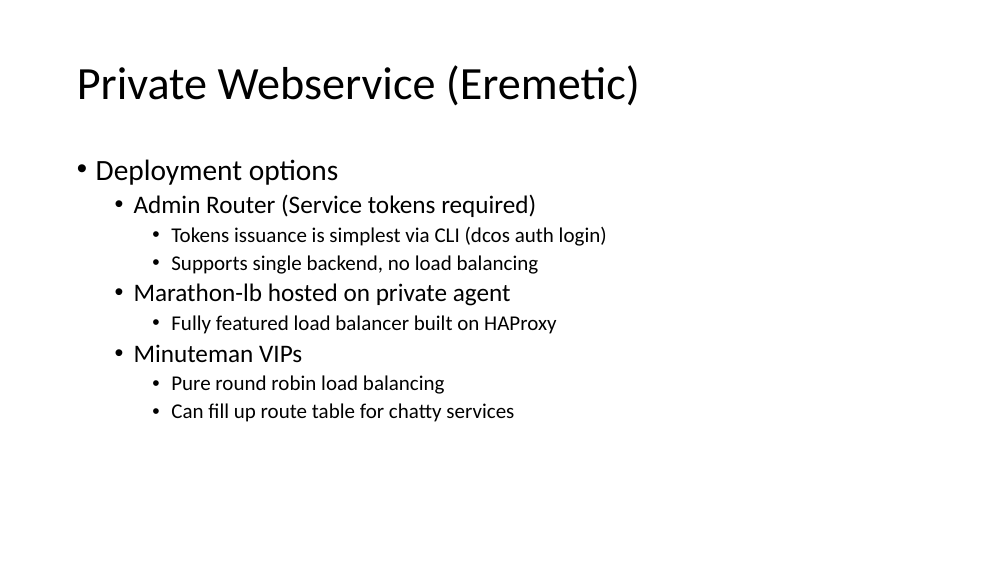
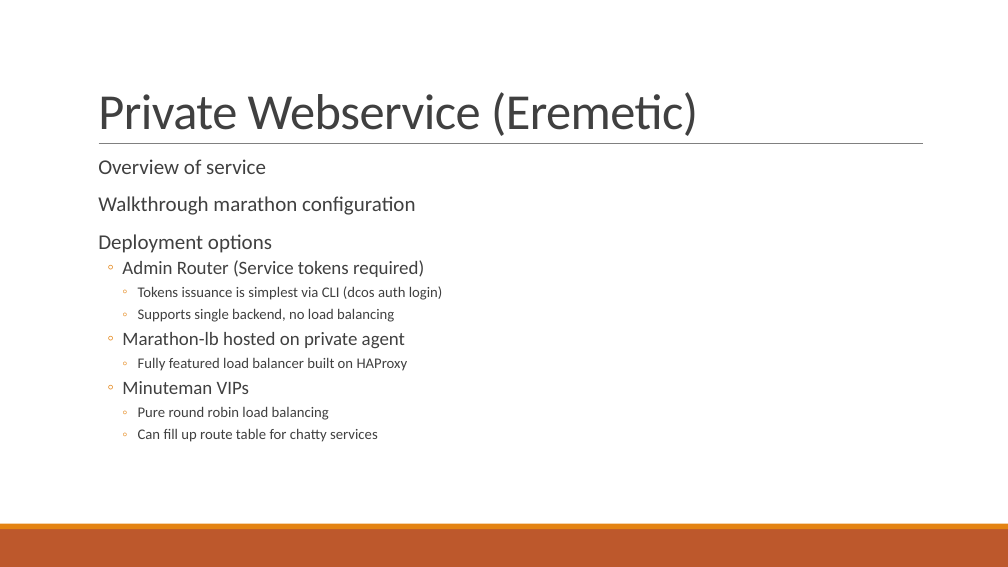
Before and after one commit to gisjedi/deployments-on-dcos, a slide deck: slide 10 of dockerizerd-applications.pptx. Drawn at 1008x567 pixels with LibreOffice and Linux fonts; fonts in the diff are those of the drawing. Boxes give left, top, right and bottom in pixels: in the first picture for what was removed or moved away, otherwise in the second. Text is boxed around its words. In the diff, an @@ line names an element or a change of style, - is before the commit and + after.

```diff
--- a/dockerizerd-applications.pptx
+++ b/dockerizerd-applications.pptx
@@ title "Private Webservice (Eremetic)": place and size @@
-title "Private Webservice (Eremetic)" at [77, 65, 640, 106]
+title "Private Webservice (Eremetic)" at [98, 92, 698, 136]
@@ title "Private Webservice (Eremetic)" at [98, 92, 698, 136]: size 44 to 48 pt, text colour #000000 to #404040, letter spacing 0 to -0.5 pt; line spacing 0.9 to 0.85; vertical alignment middle to bottom @@
@@ line added from (99, 144) to (923, 144), #808080 0.5 pt @@
@@ text at [98, 159, 415, 215]: paragraphs added @@
+  Overview of service
+  Walkthrough marathon configuration
@@ text at [98, 234, 443, 442]: size 28 to 20 pt in "Deployment options"; text colour #000000 to #404040 in "Deployment options", "Admin Router (Service tokens required)", "Tokens issuance is simplest via CLI (dcos ...", "Supports single backend, no load balancing" and 5 more places; size 24 to 18 pt in "Admin Router (Service tokens required)", "Marathon-lb hosted on private agent", "Minuteman VIPs"; size 20 to 14 pt in "Tokens issuance is simplest via CLI (dcos ...", "Supports single backend, no load balancing", "Fully featured load balancer built on HAProxy", "Pure round robin load balancing" and 1 more places; bullet • to  ; more space between paragraphs; bullet • to ◦ @@
@@ rectangle added at [0, 529, 1008, 567], fill #BD582C @@
@@ rectangle added at [0, 524, 1008, 529], fill #E48312 @@
```
Also in this commit, not shown: 13 other slides changed, 1 slide added, 2 other files.
